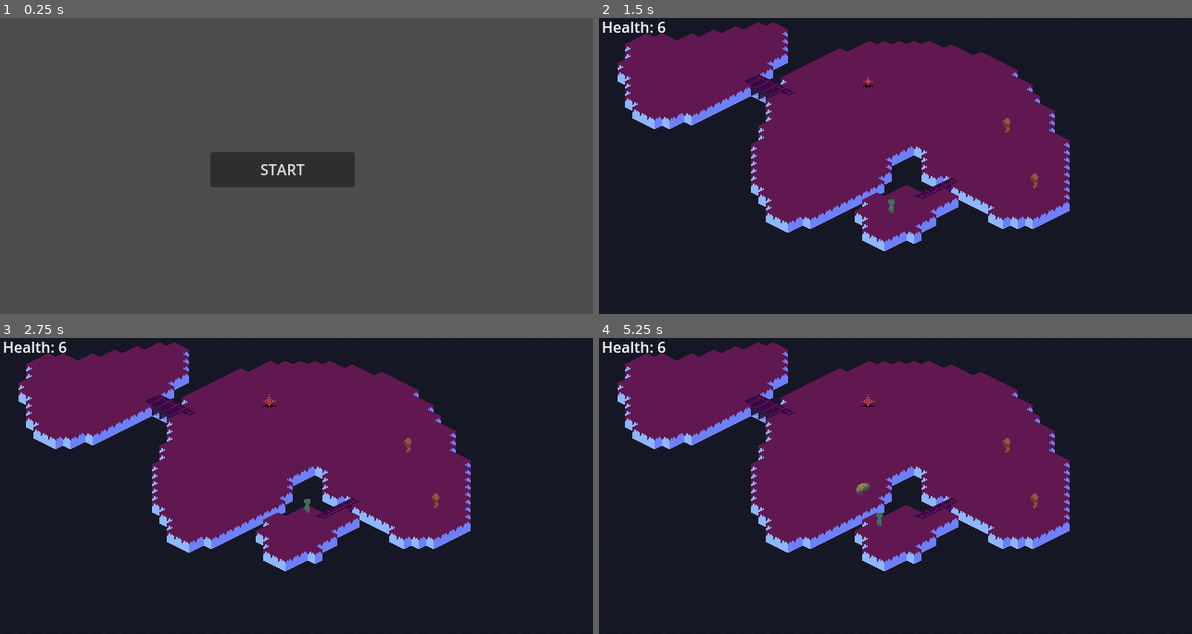
Above: before the commit, frames 1-4 (two rows, left to right).
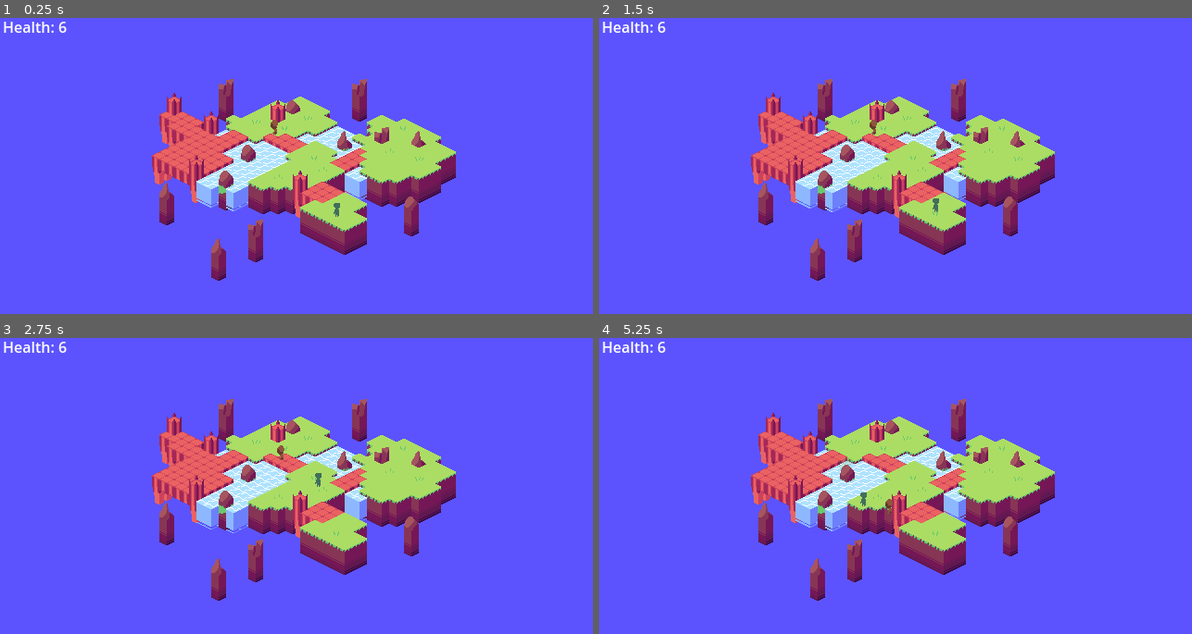
Above: after the commit, the same moments.

Repository: Boxypluto/Isometric-Rougelike
Game: Godot game, scene res://Scenes/Areas/Area 1/GrassIslands.tscn
The game is run twice, just before and just after one commit, with the same random seed, the same clock (stepped at 60 frames per second) and the same inputs. Before the commit the project starts from res://Scenes/Menus/StartMenu.tscn.
Inputs (mouse positions are in pixels of both pictures, inside the frame that each line leads up to):
- Up to frame 1 (0.25 s): no input
- Up to frame 2 (1.5 s): click (883, 168) at 0.5 s, where only the run before the commit has a clickable "START"; move the mouse to (865, 225) at 1.27 s; hold Up (Up) from 1.28 s (still down); hold Shift (Dash) from 1.28 s (still down)
- Up to frame 3 (2.75 s): keep holding Up (Up); move the mouse to (474, 530) at 2.02 s; release Shift (Dash) at 2.03 s; click (474, 530) at 2.1 s; tap Shift (Dash) at 2.3 s
- Up to frame 4 (5.25 s): move the mouse to (717, 441) at 2.77 s; release Up (Up) at 2.78 s; hold Shift (Dash) 2.78-3.53 s; hold Left (Left) 2.78-4.28 s; move the mouse to (925, 486) at 3.52 s; tap Shift (Dash) at 3.6, 4.55, 5.1 s; move the mouse to (806, 412) at 4.27 s; press the mouse at (806, 412) at 4.28 s; hold Down (Down) 4.28-5.03 s; move the mouse to (1025, 471) at 5.02 s; release the mouse at (1025, 471) at 5.03 s; hold Right (Right) from 5.03 s (still down)

The runs differ from the first frame. In frame 1, 100% of the frame differs, in the area x 0-100%, y 0-100%; in frame 2, 98%; in frame 3, 98%; in frame 4, 98%.

Commit message:
More Bird Progress

Diff:
--- a/Classes/StateMachine.gd
+++ b/Classes/StateMachine.gd
@@ -2,6 +2,7 @@
 class_name StateMachine
 
 var initial_state : State
+var state_name
 
 var current_state : State
 var states : Dictionary = {}
@@ -18,6 +19,7 @@
 func _process(delta):
 	if current_state:
 		current_state.update(delta)
+		state_name = current_state.name
 
 func _physics_process(delta):
 	if current_state:
--- /dev/null
+++ b/Objects/DirectionRaycastMatrix.tscn
@@ -0,0 +1,40 @@
+[gd_scene load_steps=2 format=3 uid="uid://c544cthdrupsc"]
+
+[ext_resource type="Script" path="res://Tools/DirectionRaycastMatrix.gd" id="1_t7xug"]
+
+[node name="DirectionRaycastMatrix" type="Node2D"]
+visible = false
+script = ExtResource("1_t7xug")
+RaycastLength = 16.0
+
+[node name="RayCast2D" type="RayCast2D" parent="."]
+rotation = 3.14159
+target_position = Vector2(0, 16)
+
+[node name="RayCast2D2" type="RayCast2D" parent="."]
+rotation = 3.92699
+target_position = Vector2(0, 16)
+
+[node name="RayCast2D3" type="RayCast2D" parent="."]
+rotation = 4.71239
+target_position = Vector2(0, 16)
+
+[node name="RayCast2D4" type="RayCast2D" parent="."]
+rotation = 5.49779
+target_position = Vector2(0, 16)
+
+[node name="RayCast2D5" type="RayCast2D" parent="."]
+rotation = 6.28319
+target_position = Vector2(0, 16)
+
+[node name="RayCast2D6" type="RayCast2D" parent="."]
+rotation = 0.785398
+target_position = Vector2(0, 16)
+
+[node name="RayCast2D7" type="RayCast2D" parent="."]
+rotation = 1.5708
+target_position = Vector2(0, 16)
+
+[node name="RayCast2D8" type="RayCast2D" parent="."]
+rotation = 2.35619
+target_position = Vector2(0, 16)
--- a/Objects/Enemies/Bird/Bird.gd
+++ b/Objects/Enemies/Bird/Bird.gd
@@ -1,29 +1,36 @@
 extends Enemy
 
-@onready var state_machine = $StateMachine
-@onready var nearby_state = $StateMachine/WaitForNearbyState
-@onready var chase_state = $StateMachine/DirectChaseState
-@onready var player = $"../../Player"
+# State Machine
+@onready var state_machine : StateMachine = $StateMachine
+# States
+@onready var nearby_state : WaitForNearbyState = $StateMachine/WaitForNearbyState
+@onready var chase_state : DirectChaseState = $StateMachine/DirectChaseState
+@onready var orbit_state : OrbitState = $StateMachine/OrbitState
+@onready var dash_state : MoveToPointState = $StateMachine/MoveToPointState
 
-@export var Speed : float
-@export var ChaseNearDistance : float
-@export var NoticeDistance : float
+# Player
+@onready var player : CharacterBody2D = $"../../Player"
+# Dive Timer
+@onready var dive_timer = $DiveTimer
+
+# Control Variables
+var Speed : float = 64
+var ChaseNearDistance : float = 32
+var NoticeDistance : float = 64
+var OrbitDistance : float = 32
+var OrbitSpeed : float = 2
+var OrbitSmoothing : float = 0.03
 
 func OnZeroHealth():
-	pass # Replace with function body.
+	death.Kill()
 
 func OnBirdHit(damage):
-	pass # Replace with function body.
-
-func _process(delta):
-	pass
+	health.DealDamage(damage)
 
 func _ready():
 
 	# Chase Setup
-	print(player)
 	chase_state.Target = player
-	print(str(chase_state.Target) + " = Target")
 	chase_state.Actor = self
 	chase_state.NearDist = ChaseNearDistance
 	chase_state.Speed = Speed
@@ -33,6 +40,17 @@
 	nearby_state.Actor = self
 	nearby_state.Distance = NoticeDistance
 
+	# Orbit Setup
+	orbit_state.Target = player
+	orbit_state.Actor = self
+	orbit_state.Distance = OrbitDistance
+	orbit_state.Speed = OrbitSpeed
+	orbit_state.Smoothing = OrbitSmoothing
+
+	# Dash Setup
+	dash_state.Actor = self
+	dash_state.Speed = Speed
+
 	# State Machine Setup
 	state_machine.initial_state = nearby_state
 	state_machine.setup()
@@ -41,4 +59,14 @@
 	state_machine.change_state("DirectChaseState")
 
 func ChaseCloseToPlayer():
-	print("BIRD IS CLOSE TO PLAYER AND IN CHASE STATE!")
+	state_machine.change_state("OrbitState")
+	dive_timer.start()
+
+func StartDive():
+	dive_timer.stop()
+	dash_state.TargetPos = (position.direction_to(player.position) * OrbitDistance)
+	state_machine.change_state("MoveToPointState")
+
+func DashEnded():
+	state_machine.change_state("OrbitState")
+	dive_timer.start()
--- a/Objects/Enemies/Bird/Bird.tscn
+++ b/Objects/Enemies/Bird/Bird.tscn
@@ -6,9 +6,10 @@
 [ext_resource type="Script" path="res://Classes/Components/DeathComponent.gd" id="4_6quqm"]
 [ext_resource type="Script" path="res://Classes/Components/HurtBoxComponent.gd" id="5_agwwo"]
 [ext_resource type="Script" path="res://Classes/StateMachine.gd" id="6_1ilop"]
-[ext_resource type="Script" path="res://Tools/DirectionRaycastMatrix.gd" id="7_742wb"]
 [ext_resource type="Script" path="res://States/DirectChaseState.gd" id="7_e230l"]
 [ext_resource type="Script" path="res://States/WaitForNearbyState.gd" id="8_l2c1s"]
+[ext_resource type="Script" path="res://States/OrbitState.gd" id="9_twfpn"]
+[ext_resource type="Script" path="res://States/MoveToPointState.gd" id="10_8iixe"]
 
 [sub_resource type="CircleShape2D" id="CircleShape2D_fir61"]
 radius = 2.06155
@@ -20,9 +21,6 @@
 texture_filter = 1
 collision_layer = 2
 script = ExtResource("1_85l0l")
-Speed = 16.0
-ChaseNearDistance = 32.0
-NoticeDistance = 64.0
 
 [node name="NavigationAgent2D" type="NavigationAgent2D" parent="."]
 
@@ -52,6 +50,10 @@
 position = Vector2(0, -8)
 shape = SubResource("RectangleShape2D_aa344")
 
+[node name="DiveTimer" type="Timer" parent="."]
+wait_time = 2.237
+one_shot = true
+
 [node name="StateMachine" type="Node" parent="."]
 script = ExtResource("6_1ilop")
 
@@ -61,44 +63,15 @@
 [node name="WaitForNearbyState" type="Node" parent="StateMachine"]
 script = ExtResource("8_l2c1s")
 
-[node name="DirectionRaycastMatrix" type="Node2D" parent="."]
-visible = false
-script = ExtResource("7_742wb")
-RaycastLength = 16.0
+[node name="OrbitState" type="Node" parent="StateMachine"]
+script = ExtResource("9_twfpn")
 
-[node name="RayCast2D" type="RayCast2D" parent="DirectionRaycastMatrix"]
-rotation = 3.14159
-target_position = Vector2(0, 16)
-
-[node name="RayCast2D2" type="RayCast2D" parent="DirectionRaycastMatrix"]
-rotation = 3.92699
-target_position = Vector2(0, 16)
-
-[node name="RayCast2D3" type="RayCast2D" parent="DirectionRaycastMatrix"]
-rotation = 4.71239
-target_position = Vector2(0, 16)
-
-[node name="RayCast2D4" type="RayCast2D" parent="DirectionRaycastMatrix"]
-rotation = 5.49779
-target_position = Vector2(0, 16)
-
-[node name="RayCast2D5" type="RayCast2D" parent="DirectionRaycastMatrix"]
-rotation = 6.28319
-target_position = Vector2(0, 16)
-
-[node name="RayCast2D6" type="RayCast2D" parent="DirectionRaycastMatrix"]
-rotation = 0.785398
-target_position = Vector2(0, 16)
-
-[node name="RayCast2D7" type="RayCast2D" parent="DirectionRaycastMatrix"]
-rotation = 1.5708
-target_position = Vector2(0, 16)
-
-[node name="RayCast2D8" type="RayCast2D" parent="DirectionRaycastMatrix"]
-rotation = 2.35619
-target_position = Vector2(0, 16)
+[node name="MoveToPointState" type="Node" parent="StateMachine"]
+script = ExtResource("10_8iixe")
 
 [connection signal="HealthReachedZero" from="HealthComponent" to="." method="OnZeroHealth"]
 [connection signal="Hit" from="HurtBoxComponent" to="." method="OnBirdHit"]
+[connection signal="timeout" from="DiveTimer" to="." method="StartDive"]
 [connection signal="NearTo" from="StateMachine/DirectChaseState" to="." method="ChaseCloseToPlayer"]
 [connection signal="NearTo" from="StateMachine/WaitForNearbyState" to="." method="NearToPlayer"]
+[connection signal="AtPoint" from="StateMachine/MoveToPointState" to="." method="DashEnded"]
--- a/States/DirectChaseState.gd
+++ b/States/DirectChaseState.gd
@@ -8,15 +8,14 @@
 
 signal NearTo
 
-func enter():
-	Target = get_node("root/Y-Sortables/Player")
-
 func physics_update(_delta):
 
-	if Actor.global_position.distance_to(Target.global_position) <= NearDist:
+	if Actor.position.distance_to(Target.position) <= NearDist:
 		NearTo.emit()
-
-	Actor.velocity = Vector2.from_angle(Actor.position.angle_to(Target.position))
+	Actor.velocity = Actor.position.direction_to(Target.position)
 	Actor.velocity *= Speed
 
+	if Actor.position.distance_to(Target.position) < Speed:
+		Actor.velocity = Actor.position.direction_to(Target.position) * Actor.position.distance_to(Target.position)
+
 	Actor.move_and_slide()
--- /dev/null
+++ b/States/MoveToPointState.gd
@@ -0,0 +1,18 @@
+extends State
+class_name MoveToPointState
+
+var TargetPos : Vector2
+var Actor : CharacterBody2D
+var Speed : float
+
+signal AtPoint
+
+func physics_update(_delta):
+
+	Actor.velocity = Actor.position.direction_to(TargetPos)
+	Actor.velocity *= Speed
+
+	if Actor.position.distance_to(TargetPos) < 1:
+		AtPoint.emit()
+
+	Actor.move_and_slide()
--- /dev/null
+++ b/States/OrbitState.gd
@@ -0,0 +1,18 @@
+extends State
+class_name OrbitState
+
+var Target : Node2D
+var Actor : CharacterBody2D
+
+var Speed
+var Smoothing
+var Distance
+var Angle
+
+func enter():
+	Angle = Target.position.angle_to(Actor.position)
+
+func physics_update(_delta):
+	Angle += (Speed/Distance)
+	var Point : Vector2 = Target.position + (Vector2(cos(Angle-(PI/2)), sin(Angle-(PI/2))) * Distance)
+	Actor.position =  Point #Actor.position.lerp(Point, Smoothing)
--- a/project.godot
+++ b/project.godot
@@ -11,7 +11,7 @@
 [application]
 
 config/name="Isometric Rougelike"
-run/main_scene="res://Scenes/Menus/StartMenu.tscn"
+run/main_scene="res://Scenes/Areas/Area 1/GrassIslands.tscn"
 config/features=PackedStringArray("4.2", "Forward Plus")
 config/icon="res://Sprites/icon.svg"
 
Not shown: 1 places in Objects/Enemies/Bird/Bird.tscn that only renumber resources
